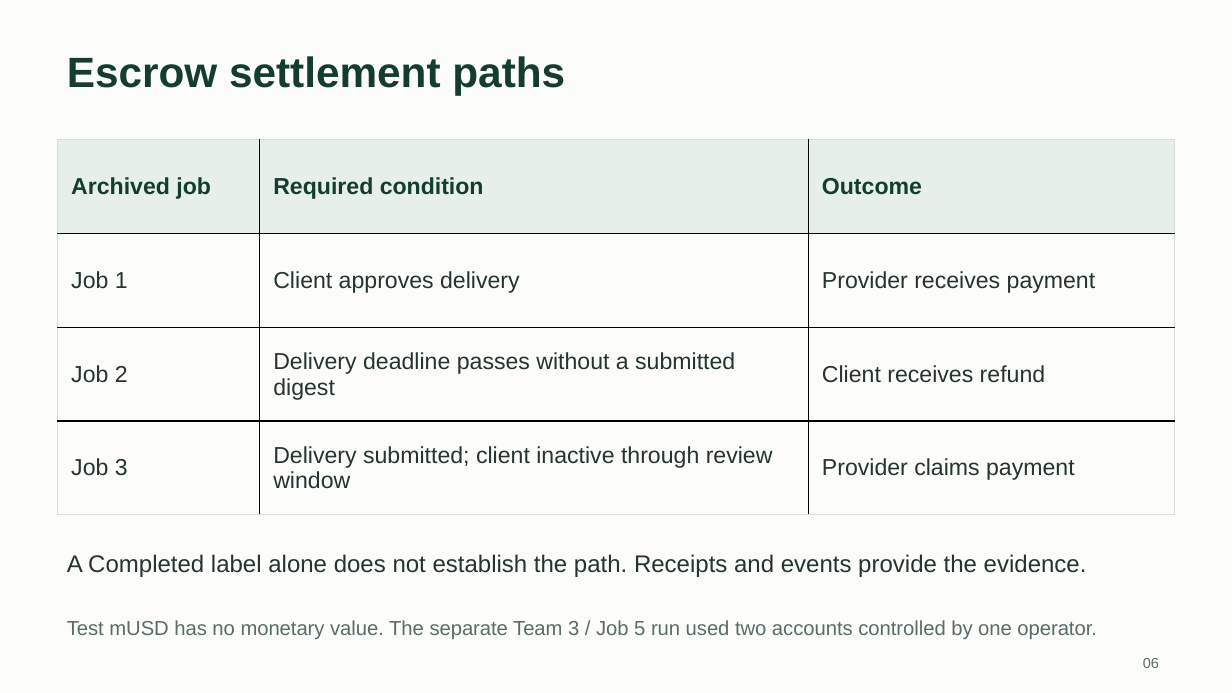
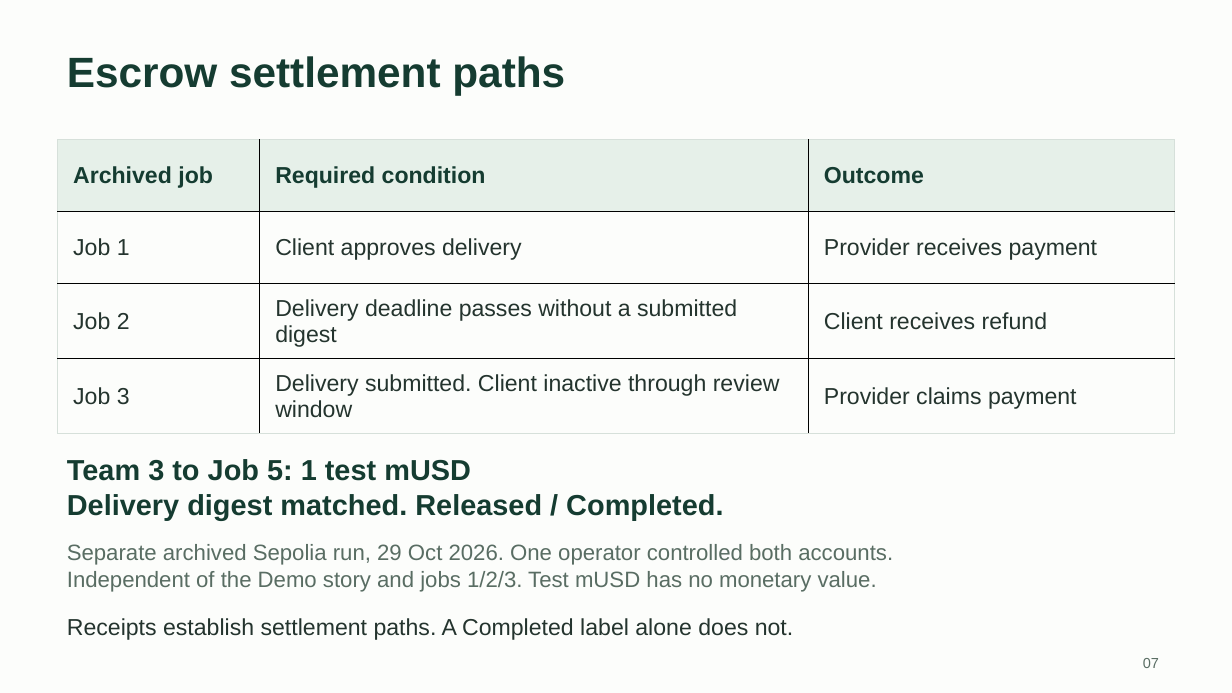
Before and after one commit to Zqqq-qq/comp7610-agentledger, a slide deck: slide 7 of docs/project/5-AgentLedger-Slides.pptx (slide 6 before the commit). Drawn at 1232x693 pixels with LibreOffice and Linux fonts; fonts in the diff are those of the drawing. Boxes give left, top, right and bottom in pixels: in the first picture for what was removed or moved away, otherwise in the second. Text is boxed around its words. In the diff, an @@ line names an element or a change of style, - is before the commit and + after.

Commit message:
docs: improve presentation story, readability and evidence

```diff
--- a/docs/project/5-AgentLedger-Slides.pptx
+++ b/docs/project/5-AgentLedger-Slides.pptx
@@ table at (57,140,1175,428) @@
-row 4, column 2: Delivery submitted; client inactive through review window
+row 4, column 2: Delivery submitted. Client inactive through review window
@@ text added at (67,459,723,520), 22.5 pt, text #153C31, bold @@
+Team 3 to Job 5: 1 test mUSD
+Delivery digest matched. Released / Completed.
@@ text added at (67,544,893,592), 17.2 pt, text #596D63 @@
+Separate archived Sepolia run, 29 Oct 2026. One operator controlled both accounts.
+Independent of the Demo story and jobs 1/2/3. Test mUSD has no monetary value.
@@ text at (67,618,794,640): text changed; size 18.8 to 18 pt @@
-A Completed label alone does not establish the path. Receipts and events provide the evidence.
+Receipts establish settlement paths. A Completed label alone does not.
@@ text removed at (67,620,1097,639) @@
-Test mUSD has no monetary value. The separate Team 3 / Job 5 run used two accounts controlled by one operator.
@@ text at (1143,658,1159,668): text changed @@
-06
+07
```
Also in this commit, not shown: 6 other slides changed, 3 slides added, 2 slides removed, 7 other files.
